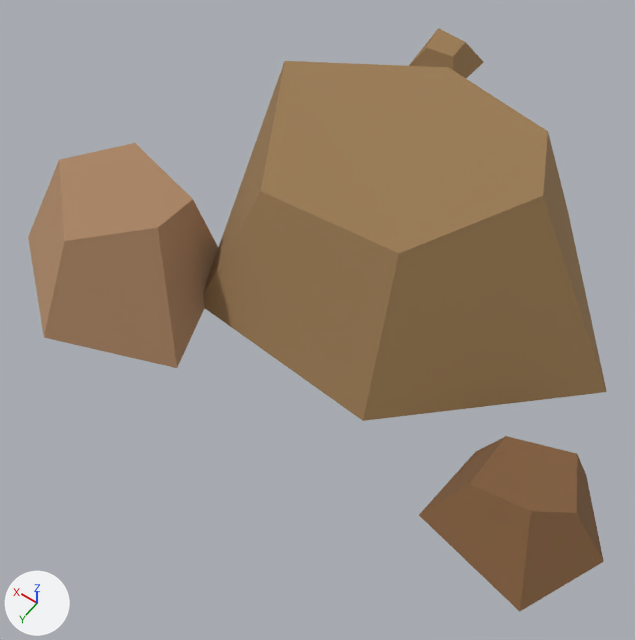
What one commit did to the glTF model game/public/models/pebbles.glb.
The view is the same before and after, from a camera (50 mm lens) standing at (-0.729, 1.417, 1.681) and looking at (0.06, 0.312, -0.055). The lights are fixed; the arrows at lower left show +X, +Y and +Z. The older version comes first.

Script lines for the objects in view, before the commit:
```python
mat_pebble_pale = principled_material('pebble_pale')
mat_pebble_pale.base_color = (0.434, 0.254, 0.138)  # brown #b08a68
mat_pebble_pale.roughness = 1.0
me_cylinder = bpy.data.meshes.new('Cylinder')
me_cylinder.from_pydata(...)  # 40 vertices, 64 faces; spans x -0.78..0.81, y -0.81..0.77, z -0.1..0.37
# faces by material slot: [32, 16, 16]
me_cylinder.materials.append(mat_pebble)  # brown #9c7c54
me_cylinder.materials.append(mat_pebble_pale)  # brown #b08a68
me_cylinder.materials.append(mat_pebble_dark)  # brown #84603f
ob_pebbles = bpy.data.objects.new('pebbles', me_cylinder)
ob_pebbles.location = (0.0, 0.0, 0.0)
```
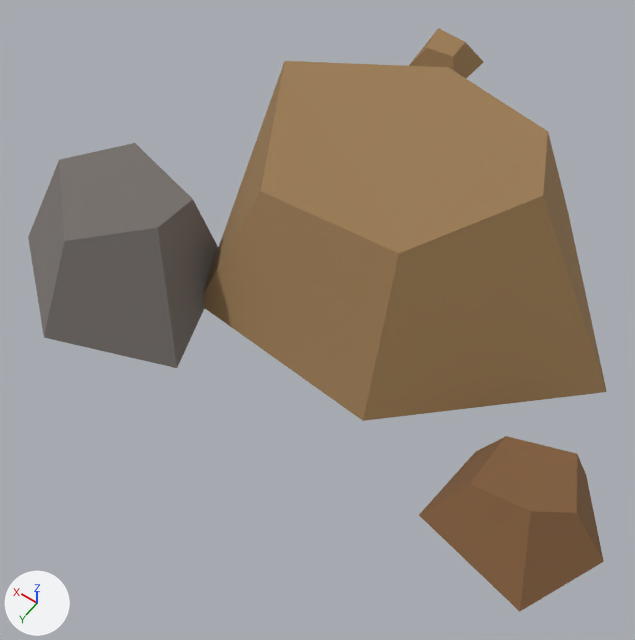
Edits to the bpy script that builds the scene:
```text
Change mat_pebble_pale:
    mat_pebble_pale.base_color: (0.434, 0.254, 0.138) -> (0.195, 0.175, 0.162)  # brown #b08a68 -> grey #7a7470
```

What differs and where, as boxes [x1, y1, x2, y2] in the pictures (635 x 640 px):
'pebbles', recoloured (brown to grey)
    both: [28, 143, 220, 368]
